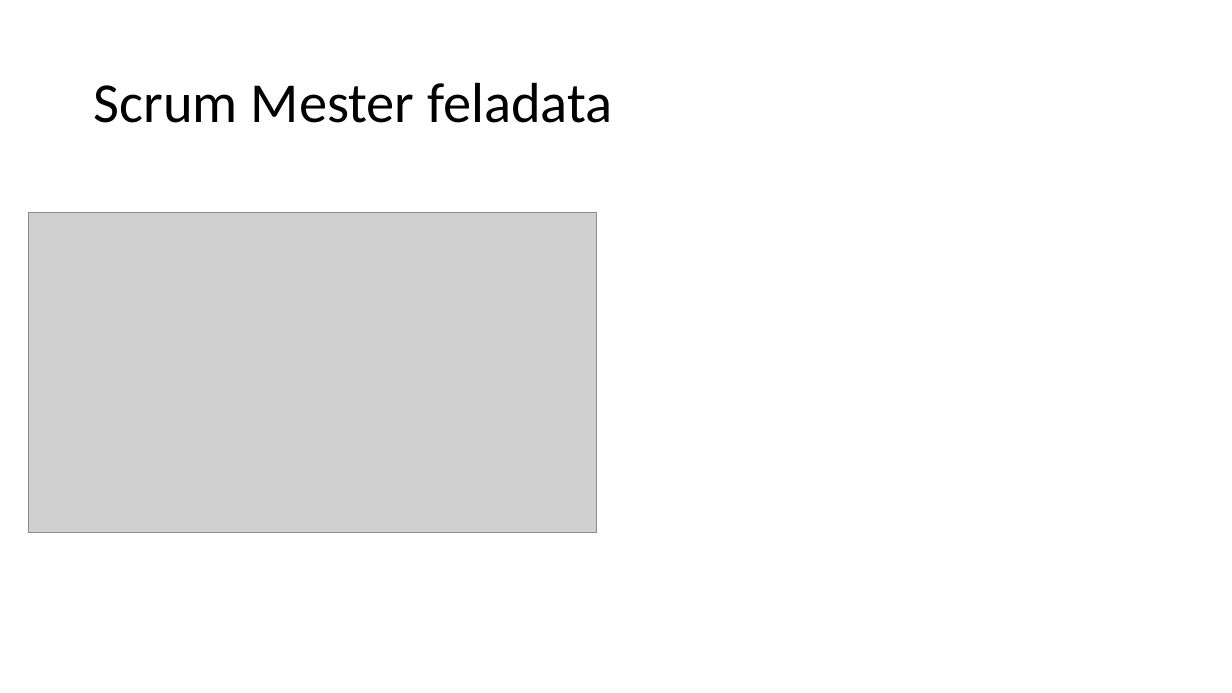
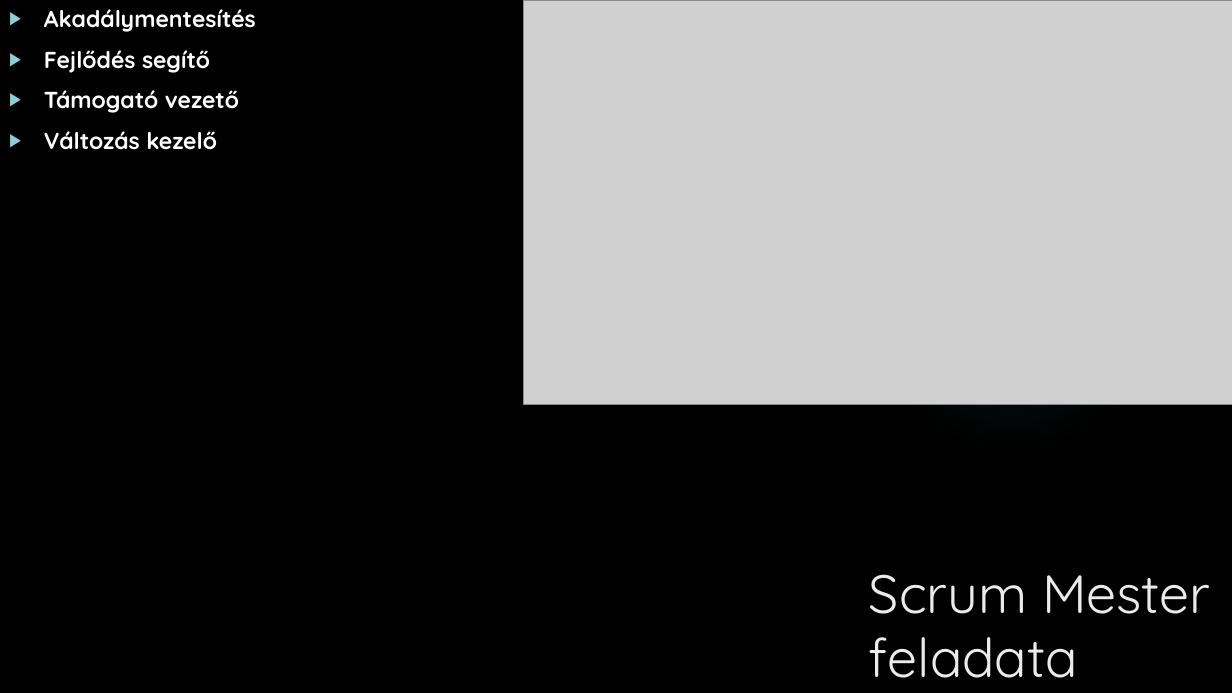
Before and after one commit to MrErik402/PPT, a slide deck: slide 4 of IKT Projekt feladat.pptx. Drawn at 1232x693 pixels with LibreOffice and Linux fonts; fonts in the diff are those of the drawing; grey boxes stand for pictures; background and template pictures are left out. Boxes give left, top, right and bottom in pixels: in the first picture for what was removed or moved away, otherwise in the second. Text is boxed around its words. In the diff, an @@ line names an element or a change of style, - is before the commit and + after.

```diff
--- a/IKT Projekt feladat.pptx
+++ b/IKT Projekt feladat.pptx
@@ background #FFFFFF to picture (left out) @@
@@ text added at box(44, 9, 256, 150), 18 pt, text #FFFFFF, bold @@
+▶ Akadálymentesítés
+▶ Fejlődés segítő
+▶ Támogató vezető
+▶ Változás kezelő
@@ picture: place and size @@
-picture at box(29, 213, 597, 532)
+picture at box(524, 0, 1232, 405)
@@ rectangle added at box(1055, 0, 1124, 116), fill #B01513 @@
@@ ellipse added at box(870, 169, 1154, 454), fill gradient #50B9C1 @@
@@ title "Scrum Mester feladata": place and size @@
-title "Scrum Mester feladata" at box(94, 82, 612, 123)
+title "Scrum Mester feladata" at box(869, 574, 1211, 678)
@@ title "Scrum Mester feladata" at box(869, 574, 1211, 678): size 44 to 42 pt, font Calibri to Quicksand, text colour #000000 to #EBEBEB; line spacing 0.9 to 1; vertical alignment middle to top @@
```
Also in this commit, not shown: 8 other slides changed, 1 slide added, 1 slide removed.
